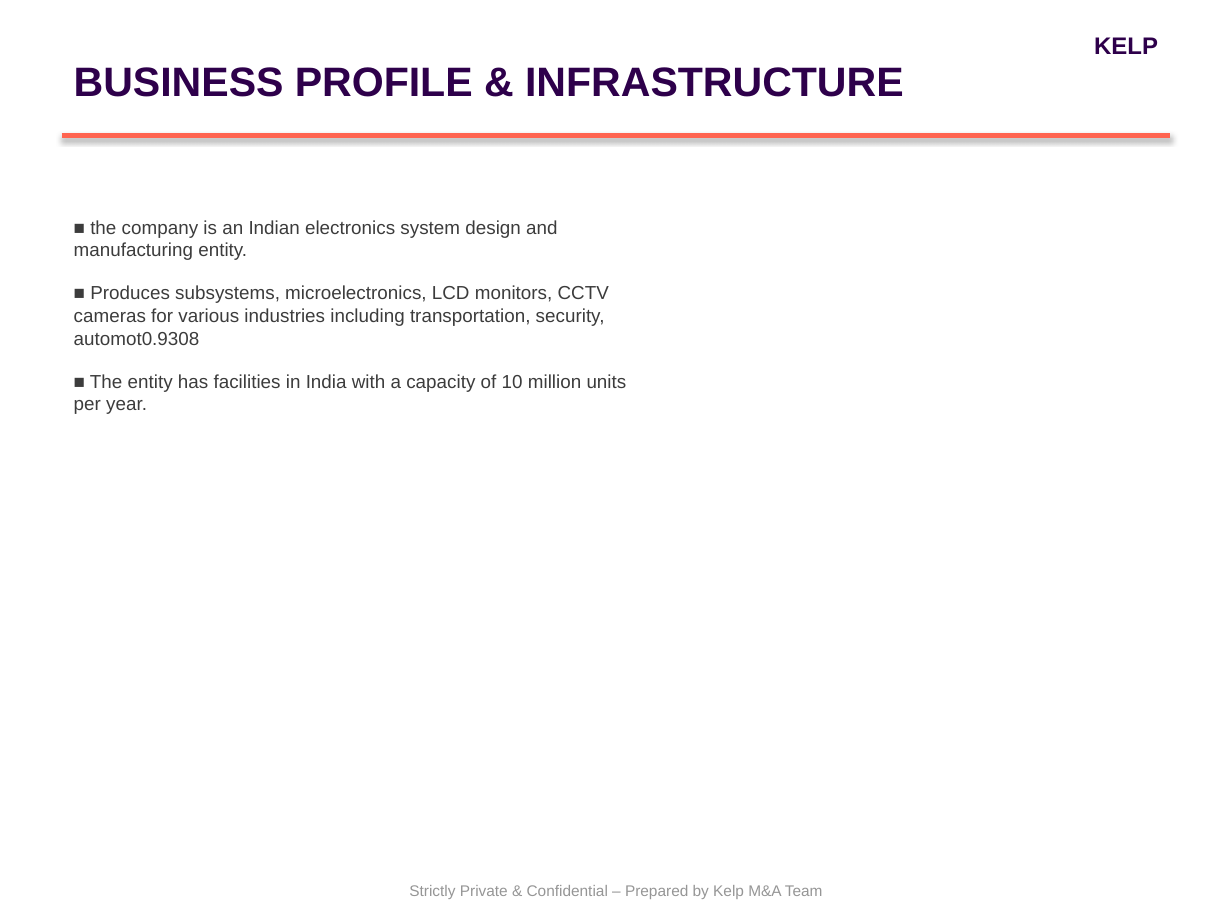
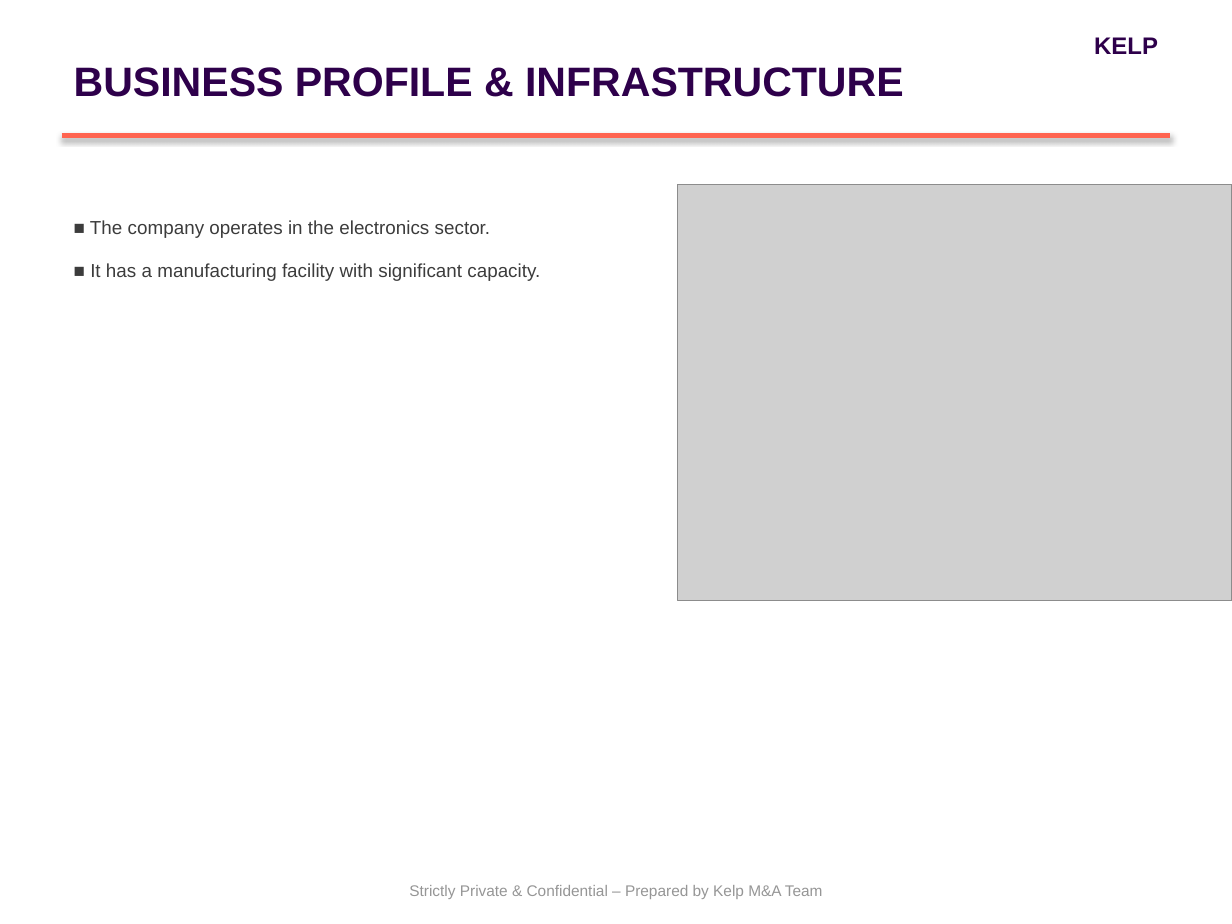
Before and after one commit to PiyushiAnand/Doc_to_PPT, a slide deck: slide 2 of Blind_Teaser_Centum_Final.pptx. Drawn at 1232x924 pixels with LibreOffice and Linux fonts; fonts in the diff are those of the drawing; grey boxes stand for pictures. Boxes give left, top, right and bottom in pixels: in the first picture for what was removed or moved away, otherwise in the second. Text is boxed around its words. In the diff, an @@ line names an element or a change of style, - is before the commit and + after.

```diff
--- a/Blind_Teaser_Centum_Final.pptx
+++ b/Blind_Teaser_Centum_Final.pptx
@@ picture added at (678,185,1232,601) @@
@@ text at (90,220,540,281): text changed @@
-■ the company is an Indian electronics system design and manufacturing entity.
-■ Produces subsystems, microelectronics, LCD monitors, CCTV cameras for various industries including transportation, security, automot0.9308
-■ The entity has facilities in India with a capacity of 10 million units per year.
+■ The company operates in the electronics sector.
+■ It has a manufacturing facility with significant capacity.
```
Also in this commit, not shown: 2 other slides changed, 14 other files.
